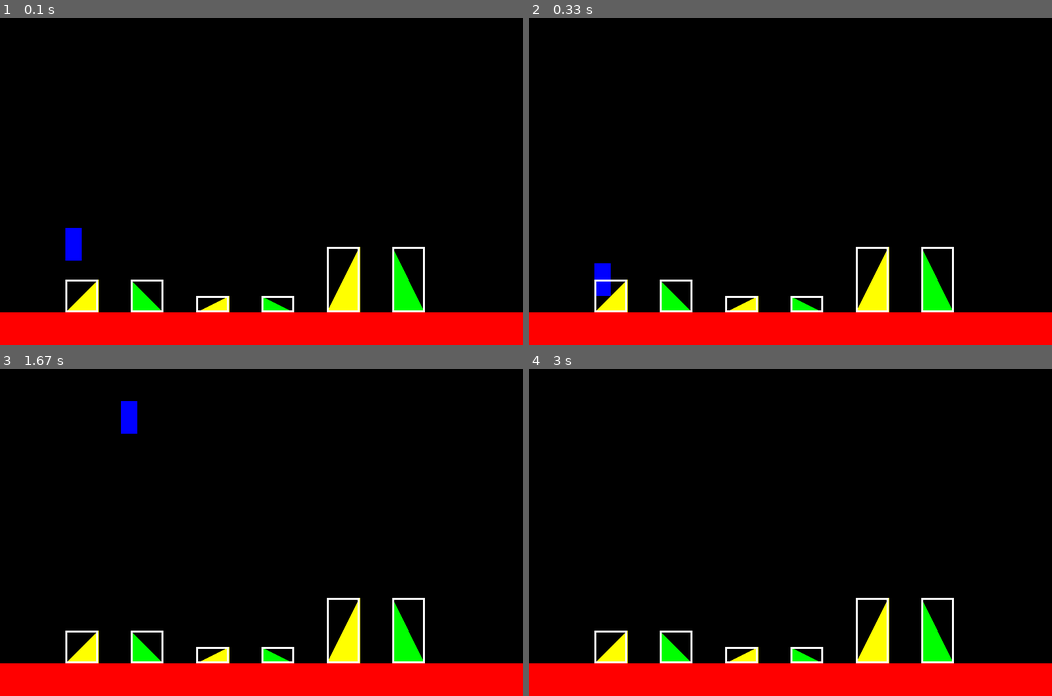
Above: before the commit, frames 1-4 (two rows, left to right).
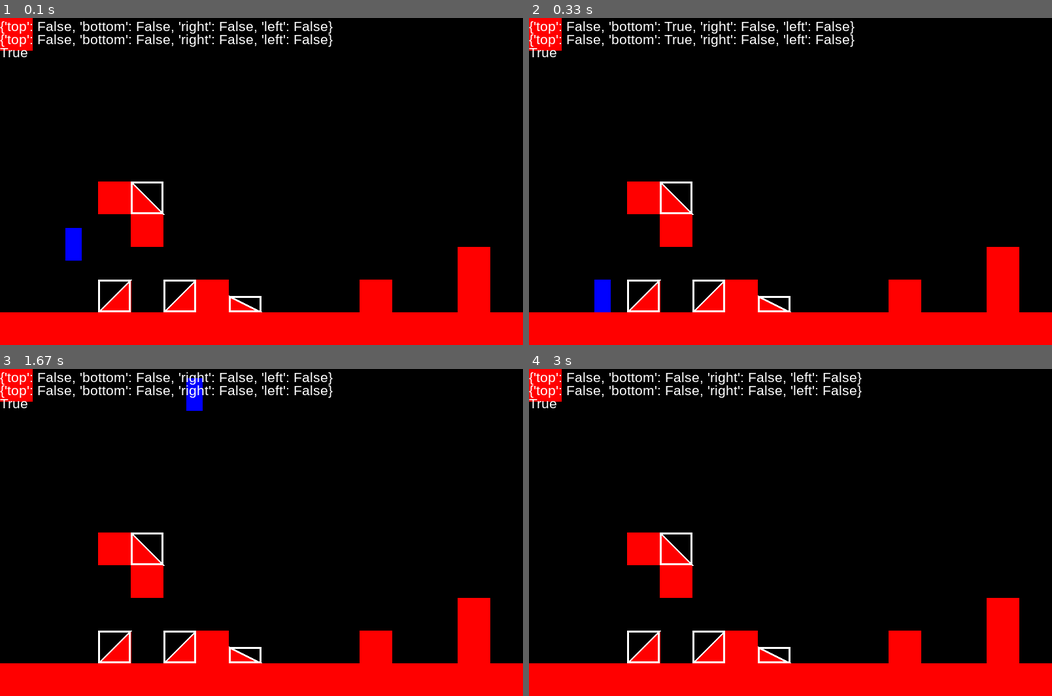
Above: after the commit, the same moments.

Repository: tea-enjoyer11/PlatformerGame0
Game: pygame game, started from app.py
The game is run twice, just before and just after one commit, with the same random seed, the same clock (stepped at 60 frames per second) and the same inputs.
Inputs:
- Up to frame 1 (0.1 s): no input
- Up to frame 2 (0.33 s): no input
- Up to frame 3 (1.67 s): hold D 0.33-0.8 s; hold D 0.83-1.3 s; tap Space at 0.9, 1.2, 1.4 s; hold A from 1.33 s (still down)
- Up to frame 4 (3 s): tap Space at 1.7, 1.97, 2.27, 2.4, 2.7 s; release A at 1.87 s; hold A 1.9-2.3 s; hold D 2.33-2.97 s

The runs differ from the first frame. In frame 1, 9.5% of the frame differs, in the area x 0-94%, y 0-90%; in frame 2, 9.7%; in frame 3, 10%; in frame 4, 9.5%.

Commit message:
min. stepheight bei tiles, debug rendering, formatting

Diff:
--- a/app.py
+++ b/app.py
@@ -6,7 +6,9 @@
 
 mainClock = pygame.time.Clock()
 pygame.init()
+pygame.font.init()
 screen = pygame.display.set_mode((800, 500), 0, 32)
+font = pygame.font.SysFont("arial", 21)
 
 
 class TileType(Enum):
@@ -53,6 +55,19 @@
         return Rect(t.pos.x * TILESIZE, t.pos.y * TILESIZE, TILESIZE, TILESIZE)
 
 
+def render_collision_mesh(surf: Surface, color: Color, t: Tile | Ramp, width: int = 1) -> None:
+    if isinstance(t, Ramp):
+        r = tile_rect(t)
+        p1, p2 = r.bottomleft, r.topright
+        if t.type == TileType.RAMP_LEFT:
+            p1, p2 = r.bottomright, r.topleft
+        pygame.draw.rect(surf, color, r, width)
+        pygame.draw.line(surf, color, p1, p2, width)
+    else:  # isinstance(t, Tile)
+        r = tile_rect(t)
+        pygame.draw.rect(surf, color, r, width)
+
+
 class Player():
     def __init__(self, pos: Vector2):
         self.pos = pos
@@ -60,12 +75,16 @@
         self.rect = Rect(pos.x, pos.y, 25, 50)
         self.vertical_momentum = 0
 
-        self.min_step_height = .3  # in TILESIZE Größe gerechnet
-
-        self.last_pos = Vector2(0)
+        self.min_step_height = 1  # in TILESIZE Größe gerechnet
+
+        self._last_pos = Vector2(0)
+
+        self._collision_types = {'top': False, 'bottom': False, 'right': False, 'left': False}
+        self._last_collision_types = {'top': False, 'bottom': False, 'right': False, 'left': False}
 
     def move(self, movement: Sequence[float], tiles: list[Tile]):
-        self.last_pos = self.pos.copy()
+        self._last_pos = self.pos.copy()
+        self._last_collision_types = self._collision_types.copy()
         normal_tiles = [tile_rect(t) for t in tiles if t.type == TileType.TILE]  # make list of all normal tile rects
         ramps: list[Ramp] = [t for t in tiles if t.type in [TileType.RAMP_LEFT, TileType.RAMP_RIGHT]]  # make list of all ramps
 
@@ -75,12 +94,22 @@
         self.rect.x = int(self.pos[0])
         tile_hit_list = collision_test(self.rect, normal_tiles)
         for t in tile_hit_list:
+            top_point = t.y - t.height
+            steppable = top_point - (self.pos.y) <= self.min_step_height * TILESIZE
             if movement[0] > 0:
                 self.rect.right = t.left
                 collision_types['right'] = True
+                if steppable is True and self._last_collision_types["bottom"] is True:
+                    self.rect.bottom = t.top
+                    collision_types['bottom'] = True
+                    self.pos[1] = self.rect.y - 1  # kleiner offset, damit der Spieler nicht an der Kante stecken bleibt
             elif movement[0] < 0:
                 self.rect.left = t.right
                 collision_types['left'] = True
+                if steppable and self._last_collision_types["bottom"]:
+                    self.rect.bottom = t.top
+                    collision_types['bottom'] = True
+                    self.pos[1] = self.rect.y - 1  # kleiner offset, damit der Spieler nicht an der Kante stecken bleibt
             self.pos[0] = self.rect.x
         self.pos[1] += movement[1]
         self.rect.y = int(self.pos[1])
@@ -149,12 +178,13 @@
                     collision_types['bottom'] = True
 
         # return collisions
+        self._collision_types = collision_types
         return collision_types
 
 
 # generate test map
-# tiles: list[Ramp | Tile] = [Tile("red", Vector2(0, 0)), Ramp('red', Vector2(3, 8), TileType.RAMP_RIGHT), Ramp('red', Vector2(5, 8), TileType.RAMP_RIGHT), Tile('red', Vector2(6, 8)), Tile('red', Vector2(4, 6)), Ramp('red', Vector2(4, 5), TileType.RAMP_LEFT), Tile('red', Vector2(3, 5))]
-tiles: list[Ramp | Tile] = [Ramp("red",  …(302 unchanged characters)…
+tiles: list[Ramp | Tile] = [Tile("red", Vector2(0, 0)), Ramp('red', Vector2(3, 8), TileType.RAMP_RIGHT), Ramp('red', Vector2(5, 8), TileType.RAMP_RIGHT), Ramp('red', Vector2(7, 8), TileType.RAMP_LEFT, 0.5), Tile('red', Vector2(6, 8)), Tile('red', Vector2(4, 6)), Ramp('red', Vector2(4, 5), TileType.RAMP_LEFT), Tile('red', Vector2(3, 5)), Tile("red", Vector2(11, 8)), Tile("red", Vector2(14, 8)), Tile("red", Vector2(14, 7))]
+# tiles: list[Ramp | Tile] = [Ramp("red",  …(302 unchanged characters)…
 for i in range(16):
     tiles.append(Tile('red', Vector2(i, 9)))
 
@@ -193,9 +223,7 @@
             pass
             pygame.draw.rect(screen, color, tile_rect(t))
         elif t.type == TileType.RAMP_RIGHT:
-            color = "yellow"
-
-            """
+            """Skizze
                           p3
                         / |
                       /   |
@@ -206,20 +234,16 @@
             p1 ---------- p2
             """
             elev = t.elevation
-            ground_height = t.pos.y * TILESIZE
             p1 = Vector2(t.pos.x * TILESIZE, (t.pos.y + 1) * TILESIZE)
             p2 = Vector2((t.pos.x + 1) * TILESIZE, (t.pos.y + 1) * TILESIZE)
             p3 = Vector2((t.pos.x + 1) * TILESIZE, (t.pos.y * TILESIZE) + TILESIZE - (TILESIZE * t.elevation))
 
             pygame.draw.polygon(screen, color, [p1, p2, p3])
 
-            pygame.draw.rect(screen, "white", tile_rect(t), 3)
-
-            # pygame.draw.polygon(screen, color, [[t.pos.x * TILESIZE, (t.pos.y + 1) * TILESIZE - 1], [(t.pos.x + 1) * TILESIZE - 1, (t.pos.y + 1) * TILESIZE - 1], [(t.pos.x + 1) * TILESIZE - 1, t.pos.y * TILESIZE]])
+            render_collision_mesh(screen, "white", t, 3)
+
         elif t.type == TileType.RAMP_LEFT:
-            color = "green"
-
-            """
+            """Skizze
             p3
             | \
             |   \
@@ -232,14 +256,19 @@
             elev = t.elevation
             p1 = Vector2(t.pos.x * TILESIZE, (t.pos.y + 1) * TILESIZE)
             p2 = Vector2((t.pos.x + 1) * TILESIZE - 1, (t.pos.y + 1) * TILESIZE)  # -1 kann man eigentlich weglasse, nur mit siehts schöner aus. Irgendwie ist das ein bisschen länger als TILESIZE
-            # p3 = Vector2(t.pos.x * TILESIZE, (t.pos.y + elev) * TILESIZE)
             p3 = Vector2(t.pos.x * TILESIZE, (t.pos.y * TILESIZE) + TILESIZE - (TILESIZE * t.elevation))
 
             pygame.draw.polygon(screen, color, [p1, p2, p3])
 
-            pygame.draw.rect(screen, "white", tile_rect(t), 3)
-
-            # pygame.draw.polygon(screen, color, [[t.pos.x * TILESIZE, (t.pos.y + 1) * TILESIZE - 1], [(t.pos.x + 1) * TILESIZE - 1, (t.pos.y + 1) * TILESIZE - 1], [t.pos.x * TILESIZE, (t.pos.y) * TILESIZE]])
+            render_collision_mesh(screen, "white", t, 3)
+
+    cols = font.render(f"{collisions}", True, "white")
+    lcols = font.render(f"{p._last_collision_types}", True, "white")
+    s = collisions == p._last_collision_types
+    cols_same = font.render(f"{s}", True, "white")
+    screen.blit(cols, (0, 0))
+    screen.blit(lcols, (0, 20))
+    screen.blit(cols_same, (0, 40))
 
     # Buttons ------------------------------------------------ #
     for event in pygame.event.get():
